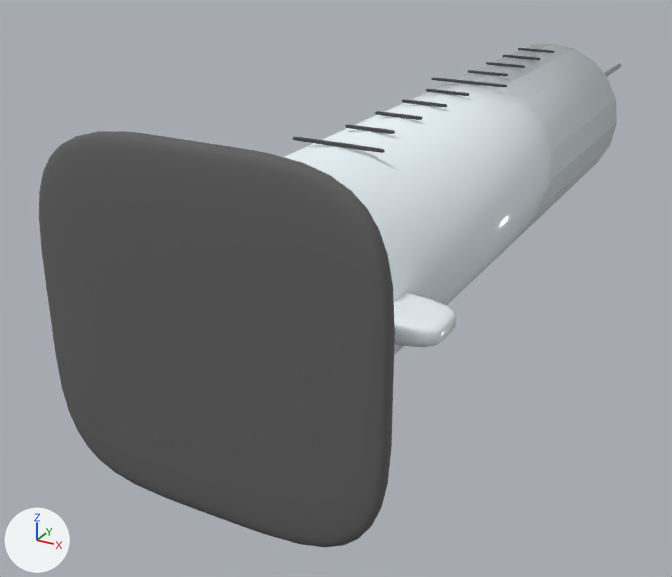
What one commit did to the glTF model assets/models/tools/syringe_50.glb.
Camera for both pictures: a 50 mm camera at (0.0487, -0.0769, 0.0401) aimed at (-0.019, 0.0461, -0.0214). The lights are fixed; the arrows at lower left show +X, +Y and +Z. The older version comes first. Vertices at exactly the same position are counted once.

The first picture shows 'Barrel', 'Flange', 'Marks', 'Plunger' and 1 more.
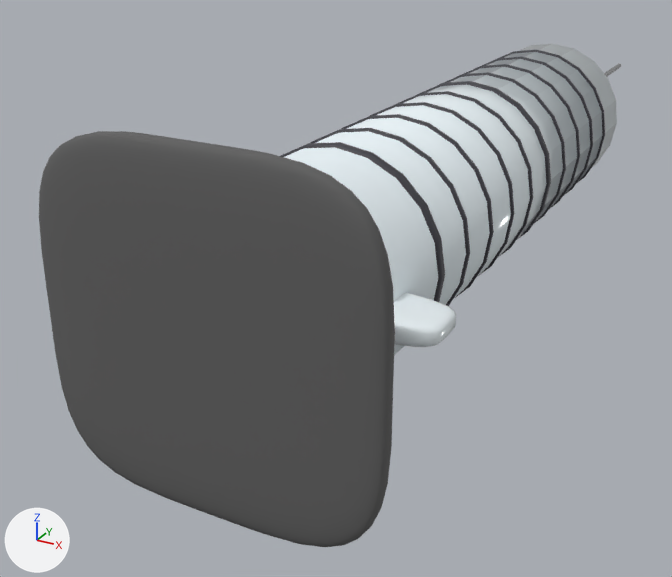
What differs and where, as boxes [x1, y1, x2, y2] in the pictures (672 x 577 px):
'Marks', reshaped: before [293, 48, 554, 153]; after [280, 49, 605, 348]
part 1 of me_marks, added: after [419, 81, 551, 239]
part 2 of me_marks, added: after [280, 142, 445, 348]
part 3 of me_marks, deleted: before [432, 78, 507, 87]
part 4 of me_marks, deleted: before [293, 137, 385, 153]
part 5 of me_marks, built on: before [468, 48, 554, 76]; after [439, 49, 605, 222]
part 6 of me_marks, built on: before [402, 89, 469, 107]; after [370, 91, 533, 277]
part 7 of me_marks, built on: before [345, 111, 422, 134]; after [311, 114, 494, 306]

What changed in the scene script:
```text
Change me_marks:
    used by ob_marks; location = (0.0, 0.0, 0.0)
    remove me_marks.from_pydata(...)  # 1068 vertices, 1960 faces; spans x -0.0058..0.0058, y 0.0117..0.0833, z 0.013..0.0134
    add me_marks.from_pydata(...)  # 420 vertices, 800 faces; spans x -0.0133..0.0133, y 0.0114..0.0834, z -0.0133..0.0133
    me_marks part 1: a new loose piece, a 20-sided cylinder along y spanning x -0.0133..0.0133, y 0.0509..0.0521, z -0.0133..0.0133, in mat_marks (dark grey #3d3d45)
    me_marks part 2: a new loose piece, a 20-sided cylinder along y spanning x -0.0133..0.0133, y 0.0114..0.0126, z -0.0133..0.0133, in mat_marks (dark grey #3d3d45)
    me_marks part 3: the loose piece of 110 vertices spanning x -0.0058..0.0058, y 0.0512..0.0517, z 0.013..0.0134 is deleted
    me_marks part 4: the loose piece of 110 vertices spanning x -0.0058..0.0058, y 0.0117..0.0122, z 0.013..0.0134 is deleted
    me_marks part 5: 420 vertices removed from x -0.0032..0.0032, y 0.0591..0.0833, z 0.013..0.0134; 164 vertices added at x -0.0133..0.0133, y 0.0591..0.0834, z -0.0133..0.0133
    me_marks part 6: 210 vertices removed from x -0.0032..0.0032, y 0.0354..0.0438, z 0.013..0.0134; 82 vertices added at x -0.0133..0.0133, y 0.0354..0.0439, z -0.0133..0.0133
    me_marks part 7: 210 vertices removed from x -0.0032..0.0032, y 0.0196..0.028, z 0.013..0.0134; 82 vertices added at x -0.0133..0.0133, y 0.0196..0.0281, z -0.0133..0.0133
```
